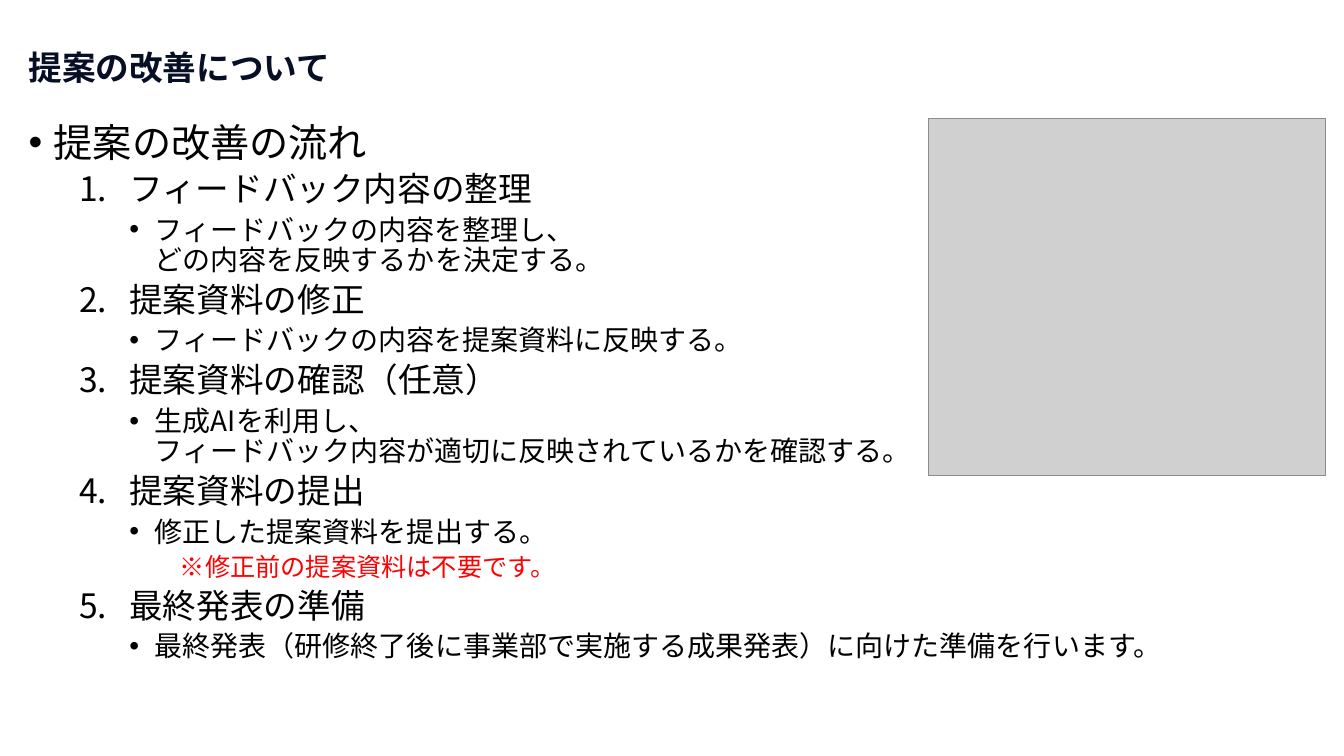
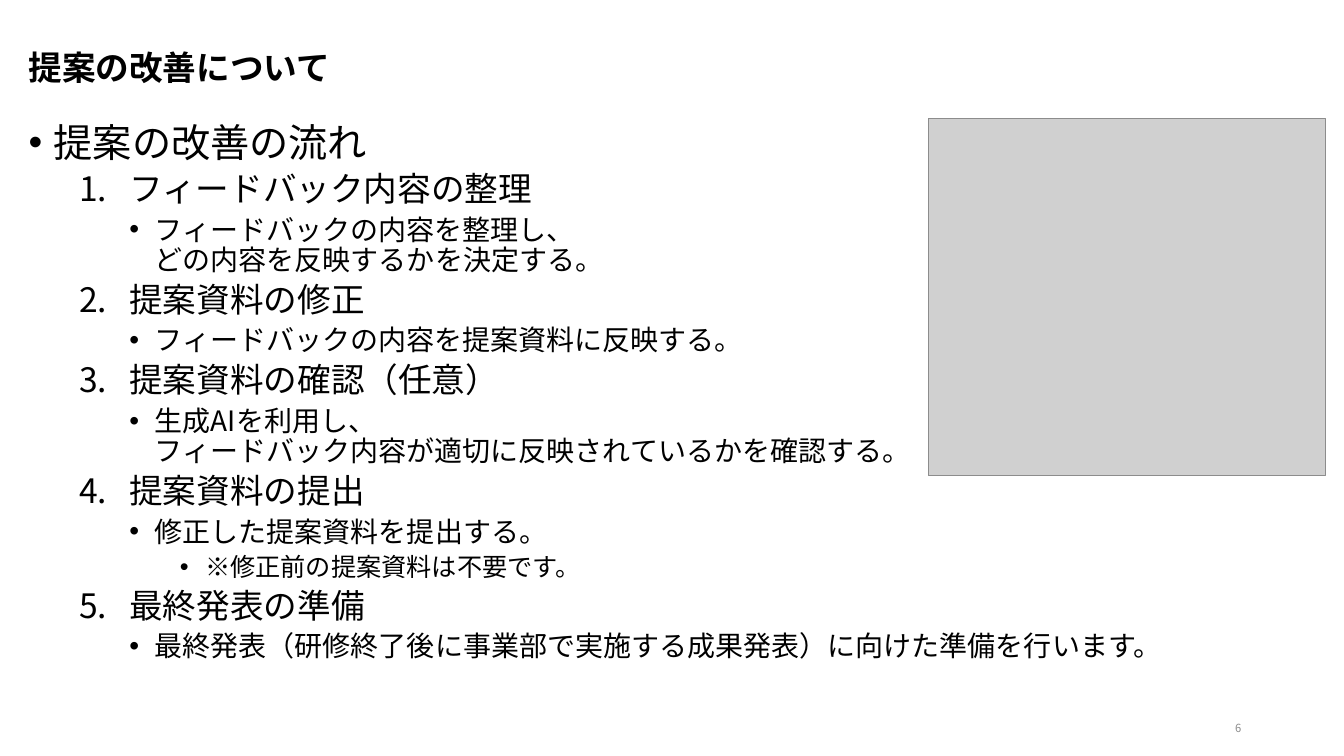
Before and after one commit to nishida2073/ai_navive, a slide deck: slide 6 of 00_オリエンテーション/【AI Native研修-提案】研修の概要.pptx. Drawn at 1344x756 pixels with LibreOffice and Linux fonts; fonts in the diff are those of the drawing; grey boxes stand for pictures. Boxes give left, top, right and bottom in pixels: in the first picture for what was removed or moved away, otherwise in the second. Text is boxed around its words. In the diff, an @@ line names an element or a change of style, - is before the commit and + after.

```diff
--- a/00_オリエンテーション/【AI Native研修-提案】研修の概要.pptx
+++ b/00_オリエンテーション/【AI Native研修-提案】研修の概要.pptx
@@ title "提案の改善について" at [29, 51, 330, 83]: text colour #070F26 to #000000 @@
@@ text at [205, 554, 580, 578]: text colour #FF0000 to #000000 in "※修正前の提案資料は不要です。"; bullet none to • @@
@@ page number added at [1235, 724, 1241, 732], 8 pt, text #8C8C8C @@
+6
```
Also in this commit, not shown: 5 other slides changed, 2 other files.
